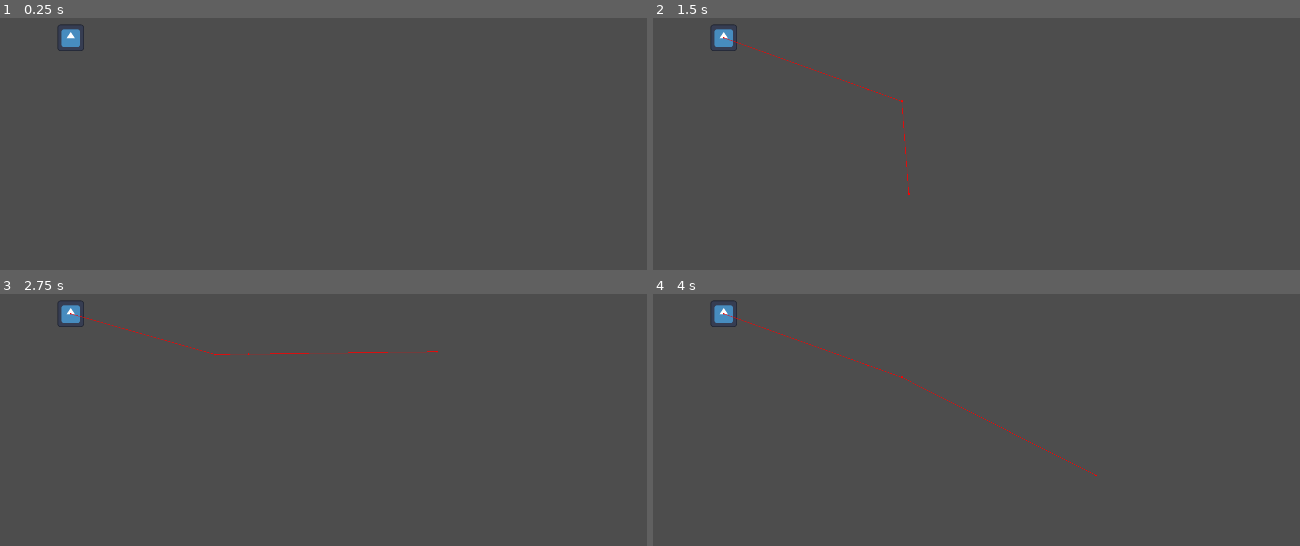
Above: before the commit, frames 1-4 (two rows, left to right).
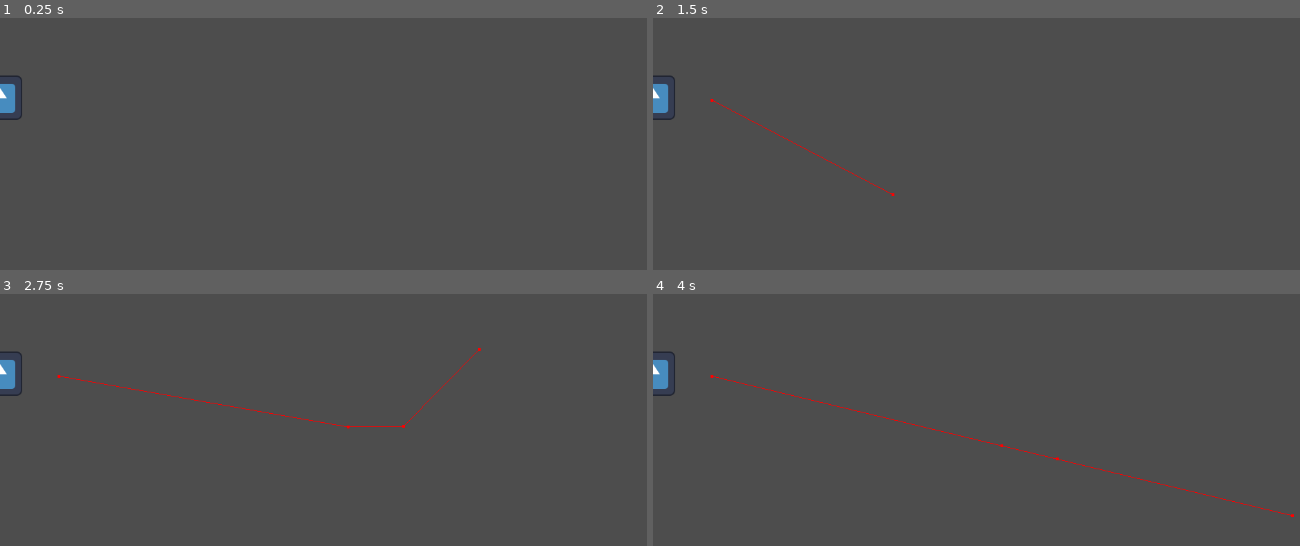
Above: after the commit, the same moments.

Repository: Aeropulu/LaHordeJam
Game: Godot game, scene res://scenes/test_map.tscn
Two runs of this game, one before a commit and one after it. Both use one fixed random seed, a clock stepped at 60 frames per second and the inputs below. The engine's default icon, where the game draws it, is replaced by a stand-in: a white triangle on a blue panel in a dark square.
Inputs (mouse positions are in pixels of both pictures, inside the frame that each line leads up to):
- Up to frame 1 (0.25 s): no input
- Up to frame 2 (1.5 s): tap Enter at 0.5 s; move the mouse to (1228, 149) at 0.52 s; click (1228, 149) at 0.67 s; tap Space at 1.25 s; move the mouse to (892, 194) at 1.27 s; click (892, 194) at 1.42 s
- Up to frame 3 (2.75 s): tap Enter at 2 s; move the mouse to (478, 349) at 2.02 s; click (478, 349) at 2.17 s
- Up to frame 4 (4 s): tap Space at 2.75 s; move the mouse to (1015, 538) at 2.77 s; click (1015, 538) at 2.92 s; tap Enter at 3.5 s; move the mouse to (1293, 515) at 3.52 s; click (1293, 515) at 3.67 s

The runs differ from the first frame. In frame 1, 0.6% of the frame differs, in the area x 0-13%, y 2-41%; in frame 2, 1.0%; in frame 3, 1.2%; in frame 4, 1.3%, in the area x 0-100%, y 2-89%.

Commit message:
basic architecture for machine

Diff:
--- a/project.godot
+++ b/project.godot
@@ -17,7 +17,4 @@
 
 [display]
 
-window/size/viewport_width=1920
-window/size/viewport_height=1080
-window/size/mode=3
 window/size/resizable=false
--- a/scenes/test_map.tscn
+++ b/scenes/test_map.tscn
@@ -1,6 +1,7 @@
-[gd_scene load_steps=3 format=3 uid="uid://c7hn62h8pcahw"]
+[gd_scene load_steps=4 format=3 uid="uid://c7hn62h8pcahw"]
 
 [ext_resource type="PackedScene" uid="uid://cec4k5onneoq3" path="res://scenes/test_character.tscn" id="1_iylm7"]
+[ext_resource type="Script" path="res://scripts/machine.gd" id="2_8tml0"]
 
 [sub_resource type="NavigationPolygon" id="NavigationPolygon_yihpj"]
 vertices = PackedVector2Array(597, 94, 1039, 98, 1065, 605, 615, 594, 598, 369, 597, 313, 518, 367, 517, 589, 85, 593, 107, 75, 517, 314, 517, 98)
@@ -11,6 +12,11 @@
 [node name="Test Map" type="Node2D"]
 
 [node name="NavigationRegion2D" type="NavigationRegion2D" parent="."]
+position = Vector2(-15, -21)
 navigation_polygon = SubResource("NavigationPolygon_yihpj")
 
 [node name="Test Character" parent="." instance=ExtResource("1_iylm7")]
+position = Vector2(0, 216)
+
+[node name="Machine" type="Node2D" parent="."]
+script = ExtResource("2_8tml0")
--- /dev/null
+++ b/scripts/machine.gd
@@ -0,0 +1,36 @@
+extends Node2D
+class_name  Machine
+
+var machine_parameters # resource type
+
+@export var _cycle_duration: float = 1.0
+var _current_worker: int = 0
+@export var _workers = []
+
+var _time_per_worker: float = 1.0
+var _time_to_next_worker: float = 1.0
+
+signal has_produced # maybe this should go in the machine_parameters?
+
+# Called when the node enters the scene tree for the first time.
+func _ready():
+	pass # Replace with function body.
+
+
+# Called every frame. 'delta' is the elapsed time since the previous frame.
+func _physics_process(delta):
+	if _workers.size() <= 0 or _remaining_workers() <= 0:
+		return
+	_time_to_next_worker -= delta
+	if _time_to_next_worker <= 0:
+		_time_to_next_worker += _time_per_worker
+		_workers[_current_worker].work
+		_produce()
+		_current_worker += 1
+
+func _remaining_workers() -> int:
+	return _workers.size() - _current_worker
+
+func _produce() -> void:
+	machine_parameters.produce()
+	has_produced.emit()
